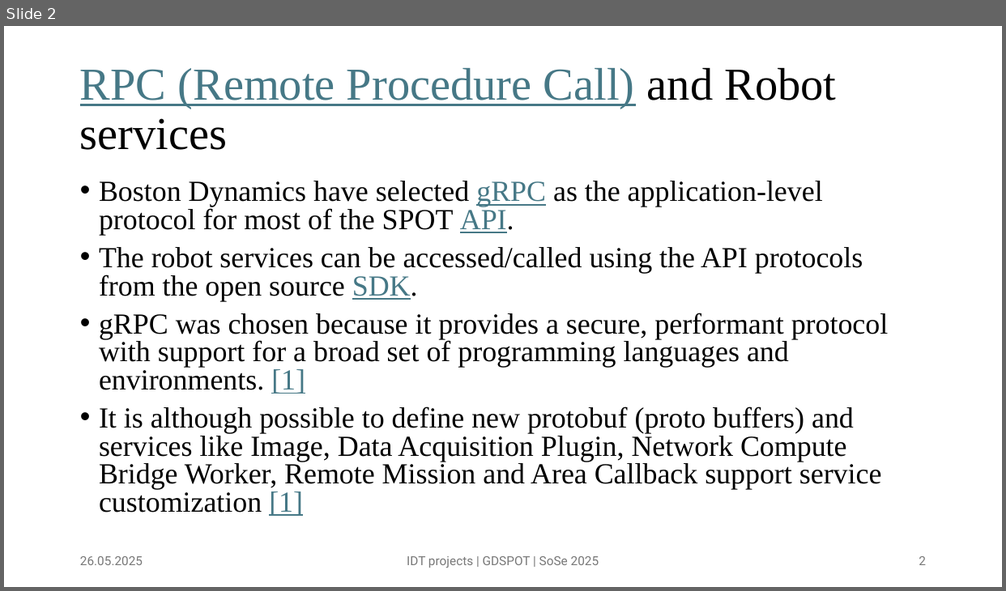
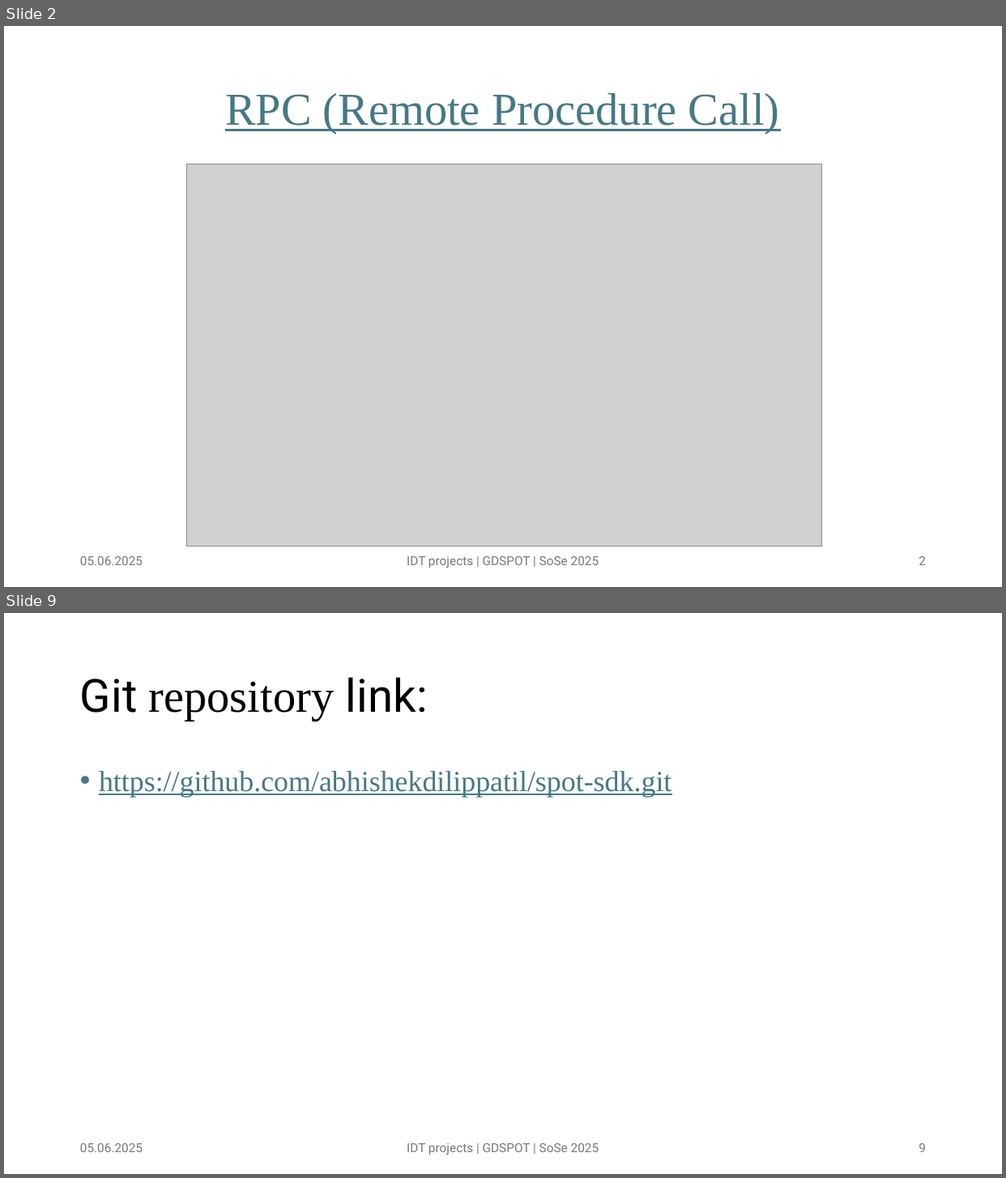
Before and after one commit to abhishekdilippatil/spot-sdk, a slide deck: presentations/SPOT presentation 02.pptx. Shown one above the other, each under a label of ours: slide 2 before the commit, slides 2 and 9 after it; the slides between them are not shown. The pictures are 1006x591 and 1006x1178 pixels, drawn with LibreOffice and Linux fonts; fonts in the diff are those of the drawing; grey boxes stand for pictures. Boxes give left, top, right and bottom in pixels: in the first picture for what was removed or moved away, otherwise in the second. Text is boxed around its words. In the diff, an @@ line names an element or a change of style, - is before the commit and + after.

```diff
--- a/presentations/SPOT presentation 02.pptx
+++ b/presentations/SPOT presentation 02.pptx
@@ slide 9 added at (4,613,1002,1174), background #FFFFFF @@
@@ title added at (80,677,428,721), 44 pt, text #000000 @@
+Git repository link:
@@ text added at (99,771,671,797), 28 pt, text #467886, underline @@
+• https://github.com/abhishekdilippatil/spot-sdk.git
@@ text added at (80,1144,143,1152), 12 pt, text #797979 @@
+05.06.2025
@@ text added at (407,1144,599,1155), 12 pt, text #797979 @@
+IDT projects | GDSPOT | SoSe 2025
@@ page number added at (918,1144,926,1152), 12 pt, text #797979 @@
+9
@@ slide 2 changed as well @@
@@ title at (225,93,780,134): text changed @@
-RPC (Remote Procedure Call) and Robot services
+RPC (Remote Procedure Call)
@@ picture added at (187,165,821,546) @@
@@ text removed at (99,181,889,516) @@
-• Boston Dynamics have selected gRPC as the application-level protocol for most of the SPOT API.
-• The robot services can be accessed/called using the API protocols from the open source SDK.
-• gRPC was chosen because it provides a secure, performant protocol with support for a broad set of programming languages and environments. [1]
-• It is although possible to define new protobuf (proto buffers) and services like Image, Data Acquisition Plugin, Network Compute Bridge Worker, Remote Mission and Area Callback support service customization [1]
@@ text at (80,557,143,565): text changed @@
-26.05.2025
+05.06.2025
```
Also in this commit, not shown: 3 other slides changed, 5 other slides added, 3 other files.
